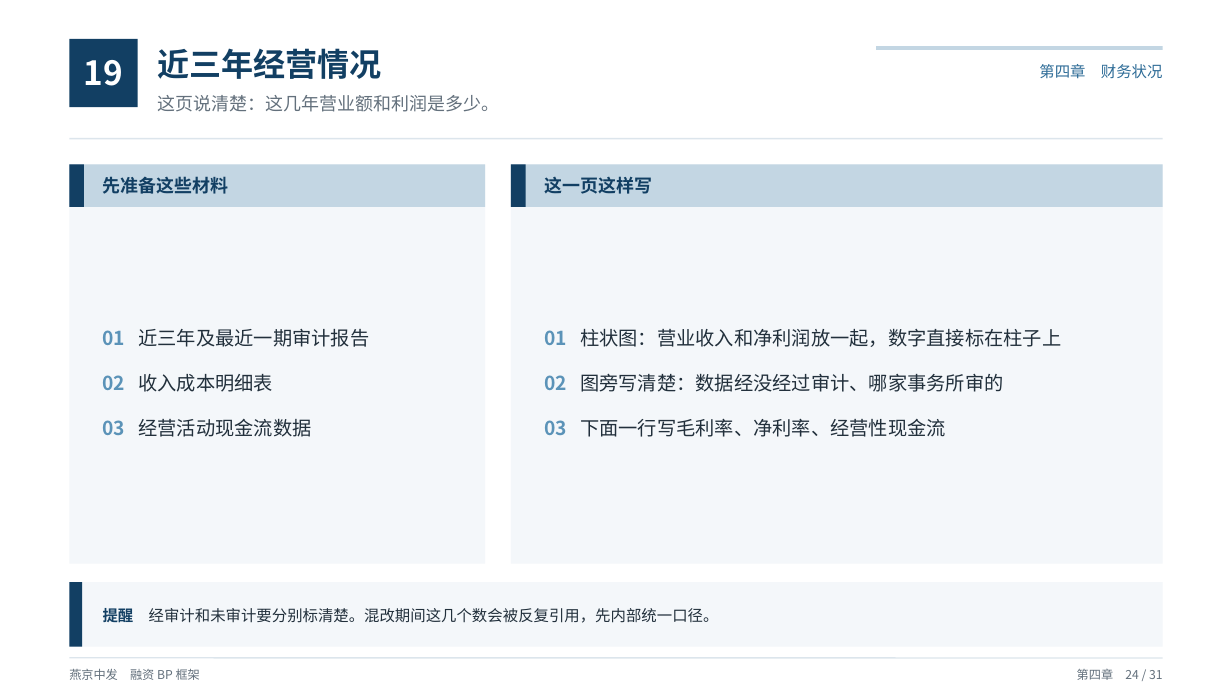
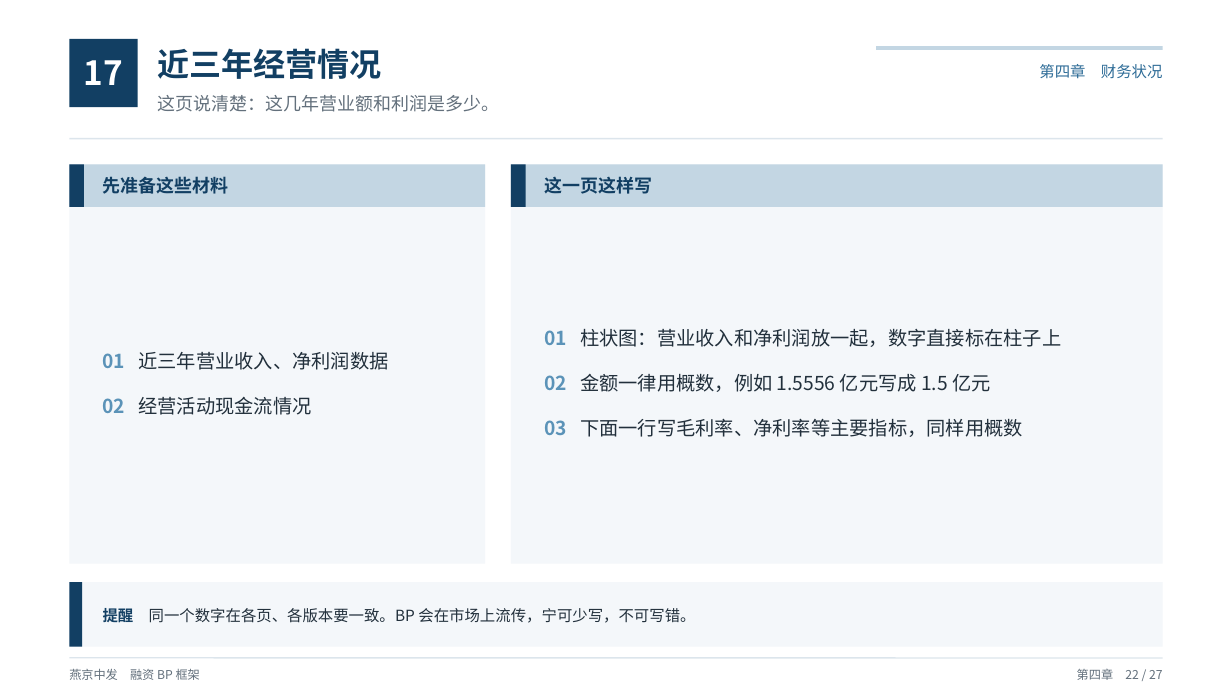
Before and after one commit to xid013-ux/JXD, a slide deck: slide 23 of output/BP框架/燕京中发融资BP框架（教学版）.pptx (slide 25 before the commit). Drawn at 1232x693 pixels with LibreOffice and Linux fonts; fonts in the diff are those of the drawing. Boxes give left, top, right and bottom in pixels: in the first picture for what was removed or moved away, otherwise in the second. Text is boxed around its words. In the diff, an @@ line names an element or a change of style, - is before the commit and + after.

```diff
--- a/output/BP框架/燕京中发融资BP框架（教学版）.pptx
+++ b/output/BP框架/燕京中发融资BP框架（教学版）.pptx
@@ text at (84,60,123,85): text changed @@
-19
+17
@@ text at (103,352,388,415): text changed @@
-01 近三年及最近一期审计报告
-02 收入成本明细表
-03 经营活动现金流数据
+01 近三年营业收入、净利润数据
+02 经营活动现金流情况
@@ text at (544,374,1023,437): text changed @@
-02 图旁写清楚：数据经没经过审计、哪家事务所审的
-03 下面一行写毛利率、净利率、经营性现金流
+02 金额一律用概数，例如 1.5556 亿元写成 1.5 亿元
+03 下面一行写毛利率、净利率等主要指标，同样用概数
@@ text at (103,606,695,626): text changed @@
-提醒 经审计和未审计要分别标清楚。混改期间这几个数会被反复引用，先内部统一口径。
+提醒 同一个数字在各页、各版本要一致。BP 会在市场上流传，宁可少写，不可写错。
@@ text at (1077,669,1162,680): text changed @@
-第四章 24 / 31
+第四章 22 / 27
```
Also in this commit, not shown: 27 other slides changed, 4 slides removed, 5 other files.
